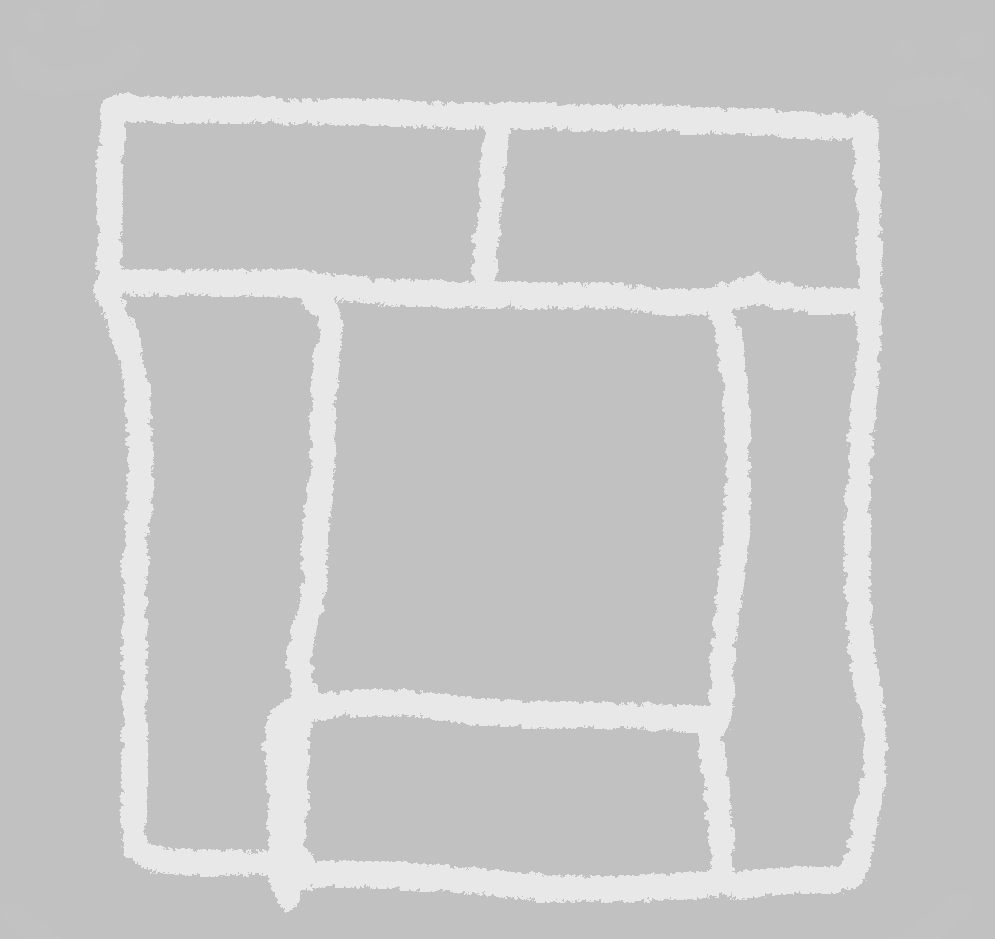
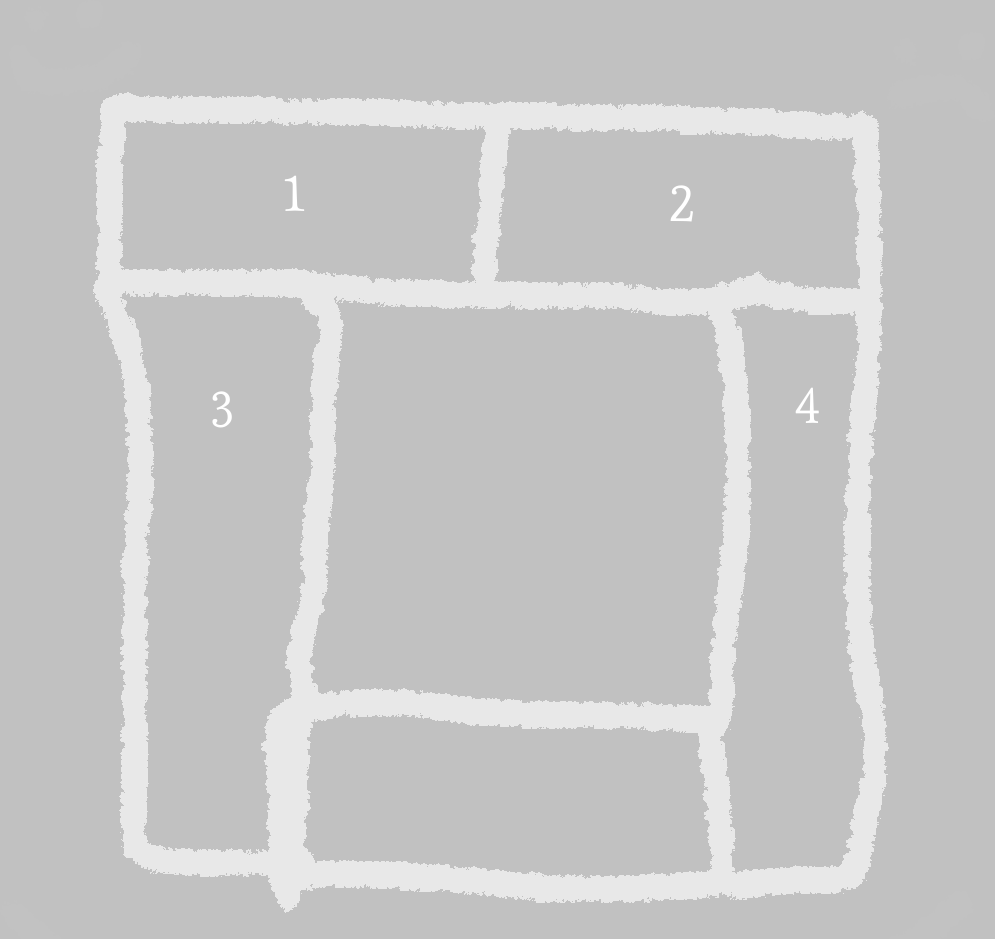
Layer changes from the first 995x939 image to the second:
added layer "4" above "3" over box(795, 387, 819, 423)
added layer "3" above "2" over box(212, 391, 232, 428)
added layer "2" above "1" over box(670, 185, 693, 222)
added layer "1" above "Pasted Layer" over box(284, 175, 305, 211)
